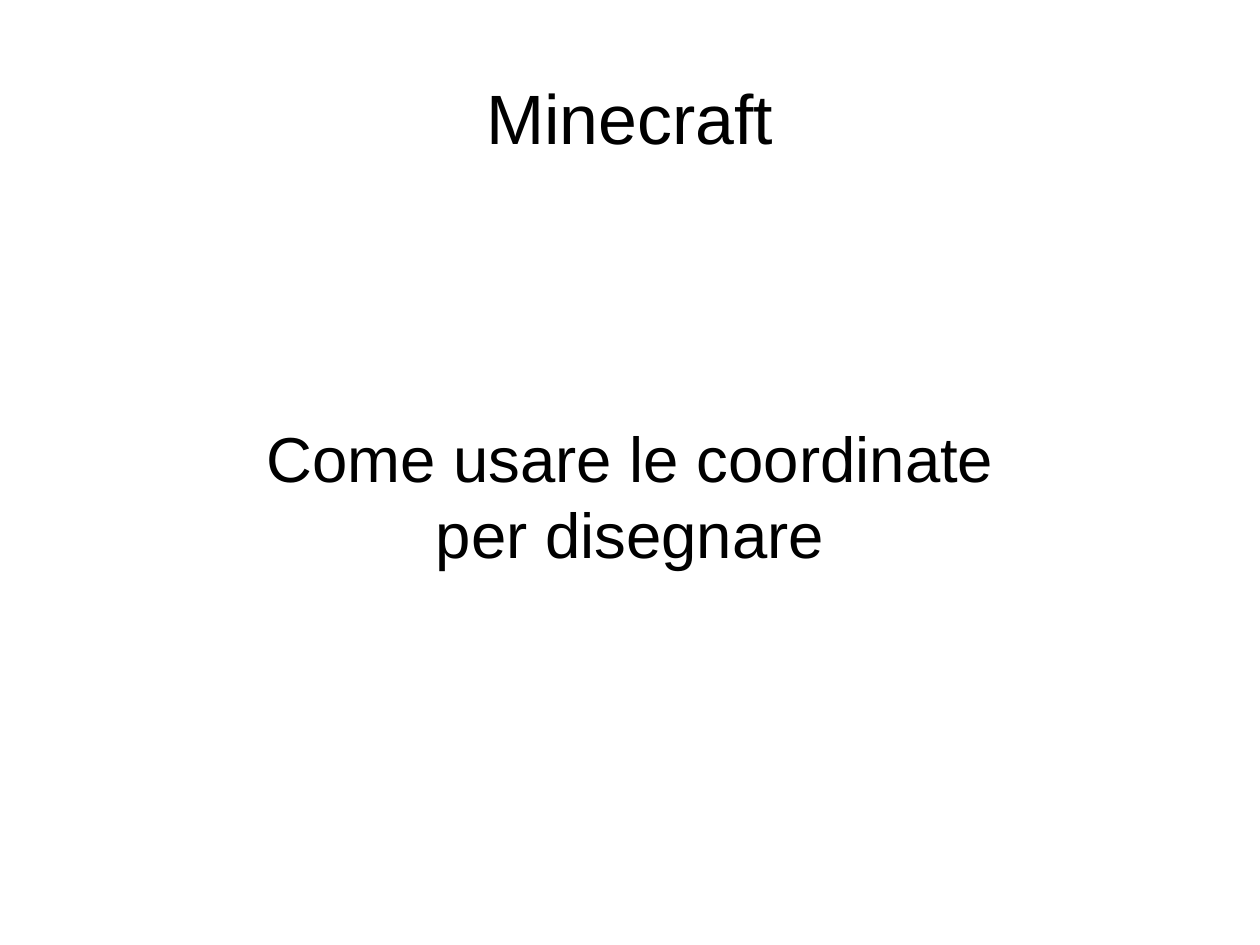
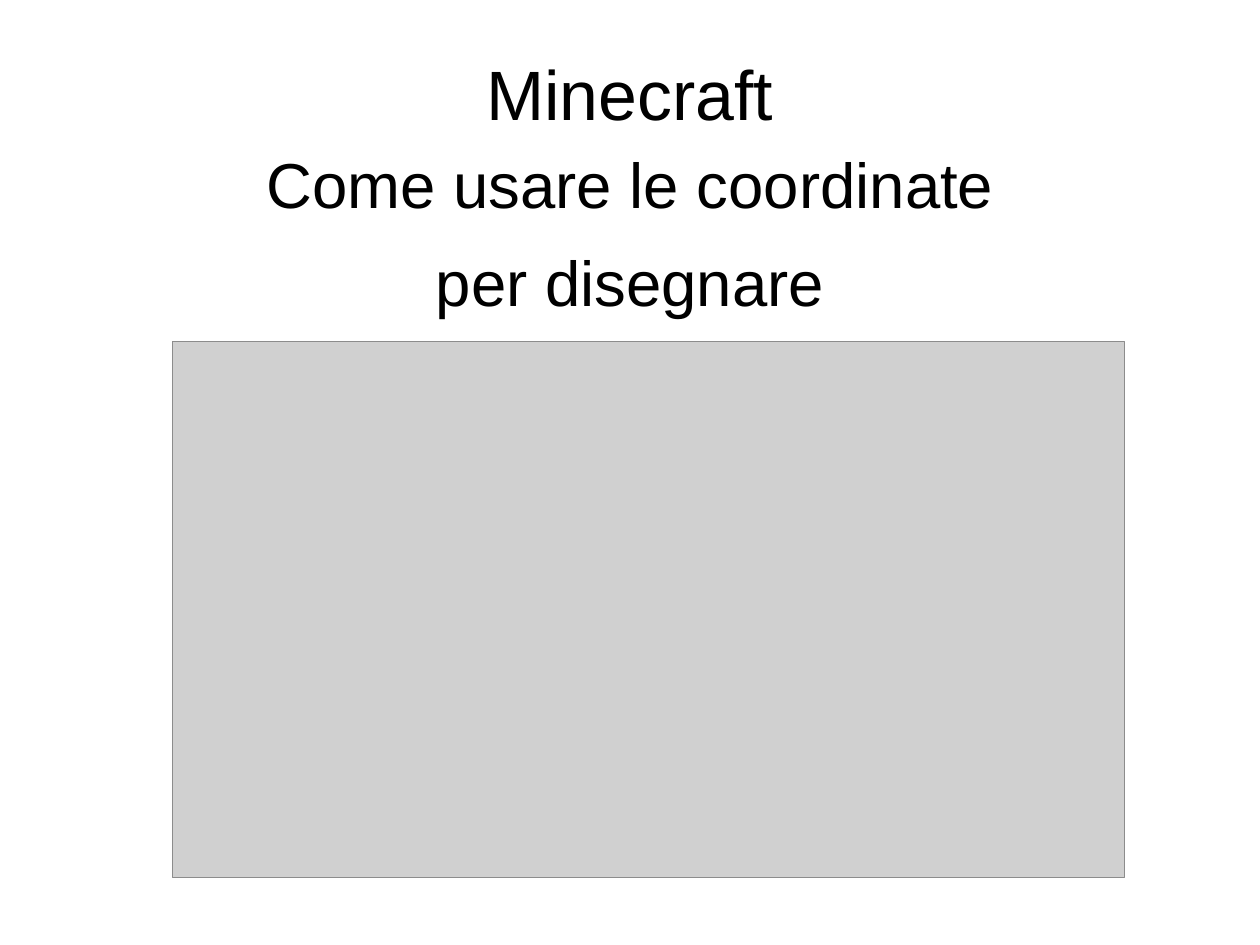
Before and after one commit to kronwiz/randomstuff, a slide deck: slide 1 of minecraft/uso_delle_coordinate.odp. Drawn at 1260x945 pixels with LibreOffice and Linux fonts; fonts in the diff are those of the drawing; grey boxes stand for pictures. Boxes give left, top, right and bottom in pixels: in the first picture for what was removed or moved away, otherwise in the second. Text is boxed around its words. In the diff, an @@ line names an element or a change of style, - is before the commit and + after.

Commit message:
Script per castello e documento di spiegazione delle coordinate.

```diff
--- a/minecraft/uso_delle_coordinate.odp
+++ b/minecraft/uso_delle_coordinate.odp
@@ title "Minecraft": place and size @@
-title "Minecraft" at <box>486,93,773,145</box>
+title "Minecraft" at <box>486,69,773,121</box>
@@ subtitle "Come usare le coordinate": place and size @@
-subtitle "Come usare le coordinate" at <box>267,436,993,570</box>
+subtitle "Come usare le coordinate" at <box>267,162,993,318</box>
@@ subtitle "Come usare le coordinate" at <box>267,162,993,318</box>: more space between paragraphs @@
@@ picture added at <box>173,342,1125,878</box> @@
```
Also in this commit, not shown: 1 other slide changed, 6 slides added, 3 slides removed, 1 other file.
